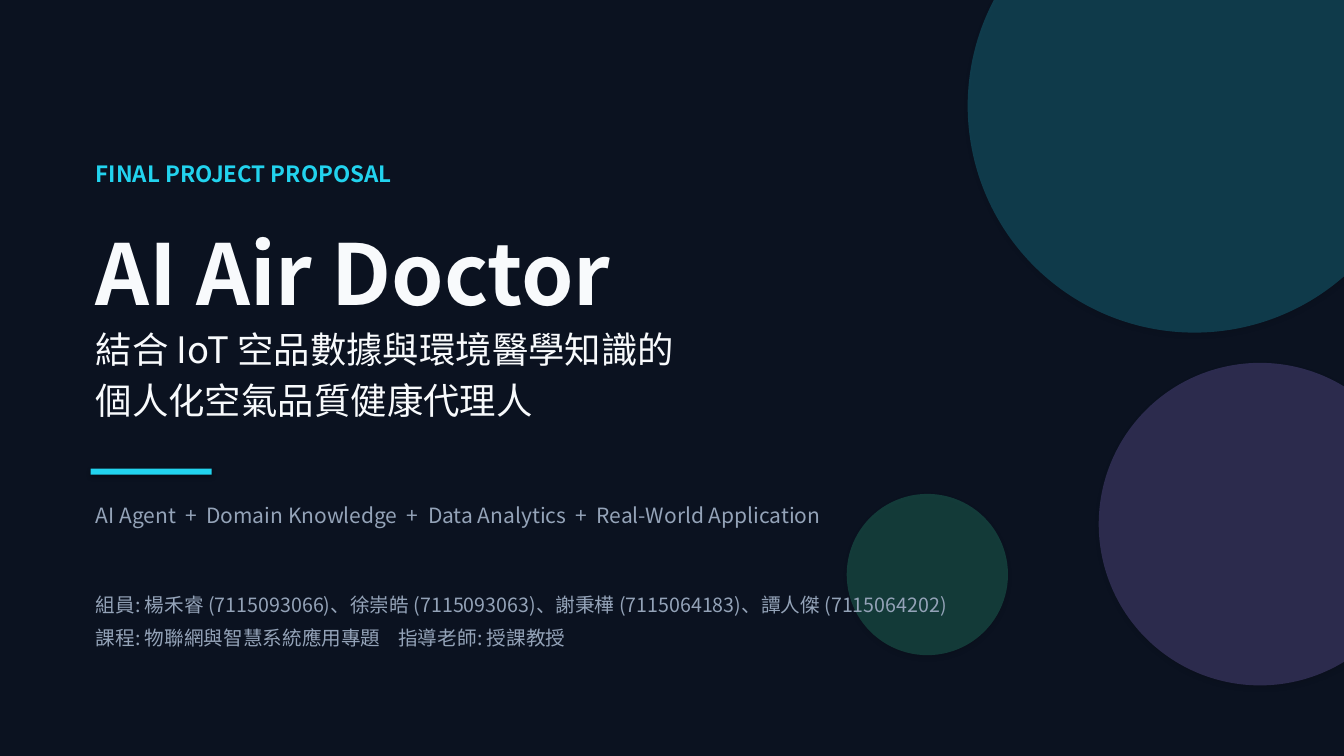
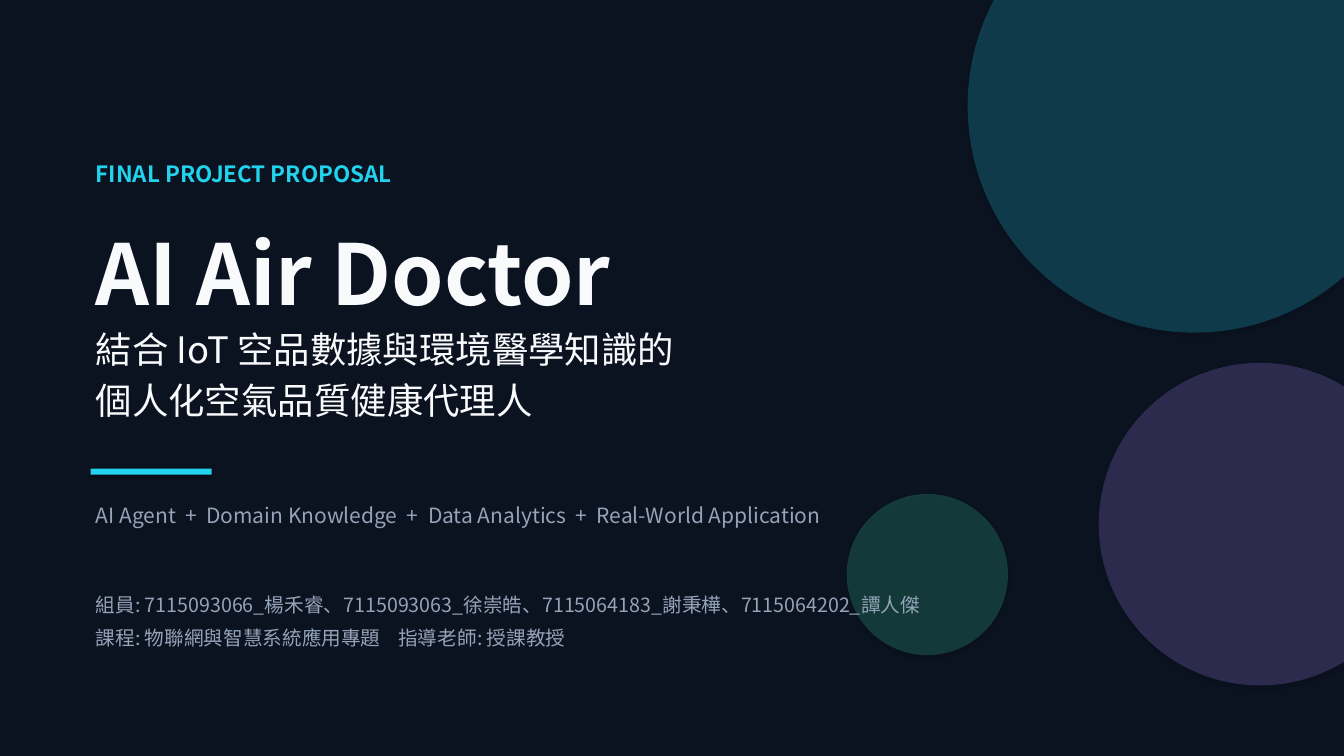
Before and after one commit to aghoniln/IOT_group_proposal, a slide deck: slide 1 of docs/Proposal_AI_Air_Doctor.pptx. Drawn at 1344x756 pixels with LibreOffice and Linux fonts; fonts in the diff are those of the drawing. Boxes give left, top, right and bottom in pixels: in the first picture for what was removed or moved away, otherwise in the second. Text is boxed around its words. In the diff, an @@ line names an element or a change of style, - is before the commit and + after.

Commit message:
Update exact student ID format: 7115093066_Yang, 7115093063_Hsu, 7115064183_Hsieh, 7115064202_Tan across all documents, docx and pptx

```diff
--- a/docs/Proposal_AI_Air_Doctor.pptx
+++ b/docs/Proposal_AI_Air_Doctor.pptx
@@ text at bbox=[96, 593, 920, 615]: text changed @@
-組員: 楊禾睿 (7115093066)、徐崇皓 (7115093063)、謝秉樺 (7115064183)、譚人傑 (7115064202)
+組員: 7115093066_楊禾睿、7115093063_徐崇皓、7115064183_謝秉樺、7115064202_譚人傑
```
Also in this commit, not shown: 5 other files.
